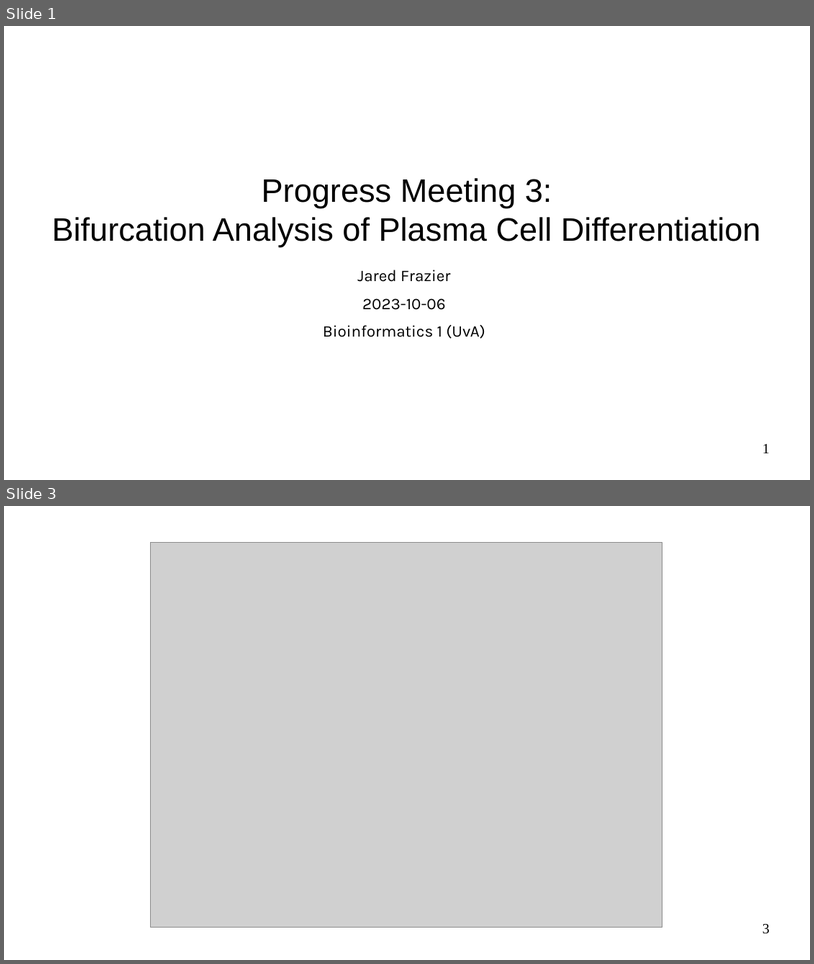
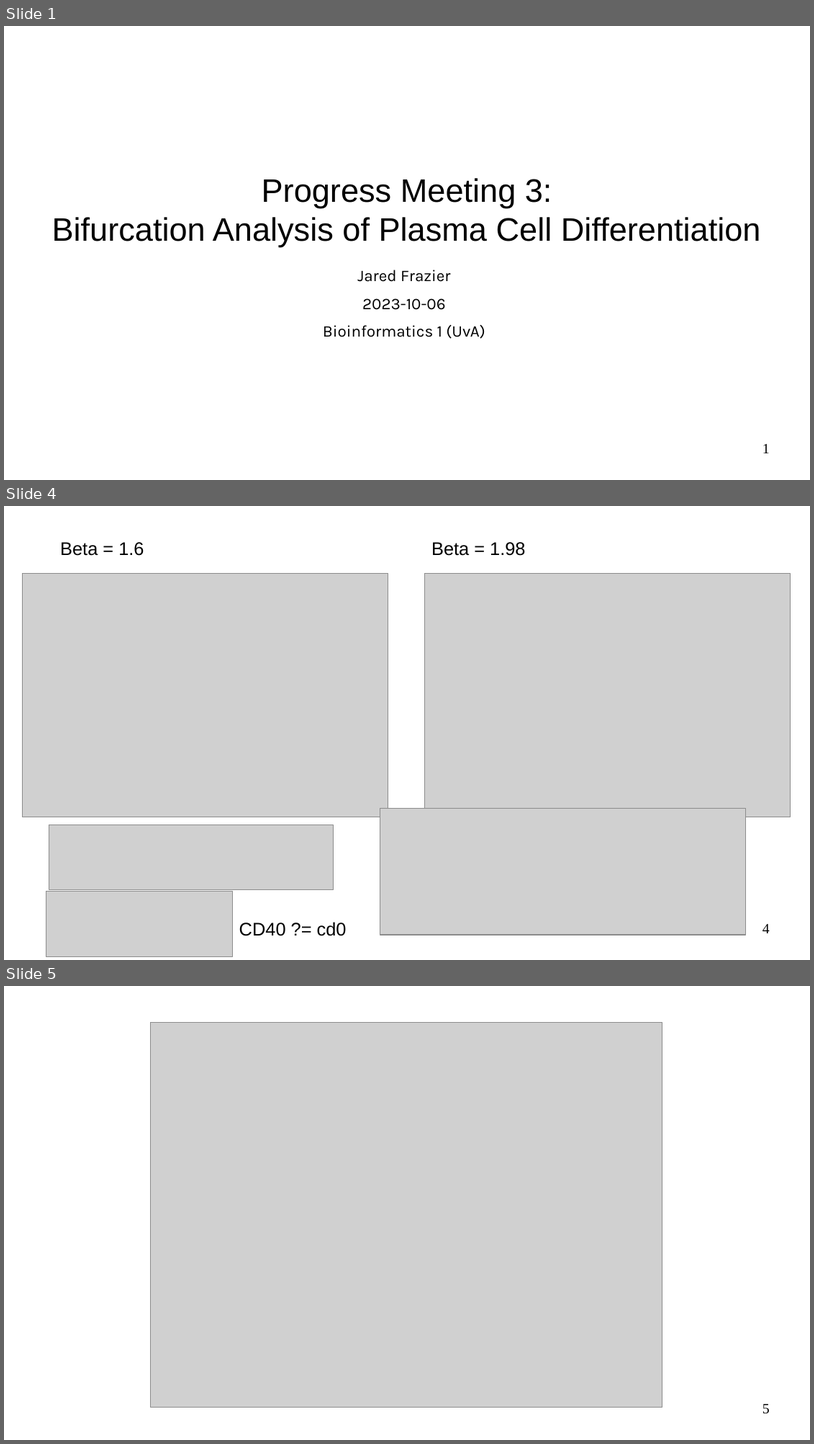
Before and after one commit to jfdev001/PlasmaCellDiff, a slide deck: pptx/20231006_frazier_jared_progress_meeting_3.odp. Shown one above the other, each under a label of ours: slides 1 and 3 before the commit, slides 1, 4 and 5 after it; the slides between them are not shown. The pictures are 814x964 and 814x1444 pixels, drawn with LibreOffice and Linux fonts; fonts in the diff are those of the drawing; grey boxes stand for pictures. Boxes give left, top, right and bottom in pixels: in the first picture for what was removed or moved away, otherwise in the second. Text is boxed around its words. In the diff, an @@ line names an element or a change of style, - is before the commit and + after.

```diff
--- a/pptx/20231006_frazier_jared_progress_meeting_3.odp
+++ b/pptx/20231006_frazier_jared_progress_meeting_3.odp
@@ slide 4 added at (x1=4, y1=506, x2=810, y2=960), background #FFFFFF @@
@@ text added at (x1=60, y1=542, x2=144, y2=556), 18 pt, text #000000 @@
+Beta = 1.6
@@ text added at (x1=432, y1=542, x2=525, y2=556), 18 pt, text #000000 @@
+Beta = 1.98
@@ picture added at (x1=22, y1=574, x2=388, y2=817) @@
@@ picture added at (x1=424, y1=574, x2=791, y2=817) @@
@@ picture added at (x1=49, y1=825, x2=333, y2=890) @@
@@ picture added at (x1=380, y1=808, x2=746, y2=935) @@
@@ picture added at (x1=46, y1=891, x2=233, y2=957) @@
@@ text added at (x1=239, y1=921, x2=347, y2=936), 18 pt, text #000000 @@
+CD40 ?= cd0
@@ page number added at (x1=763, y1=924, x2=770, y2=933), 14 pt, text #000000 @@
+4
@@ what was slide 3 is now slide 5 @@
@@ page number at (x1=763, y1=1404, x2=770, y2=1414): text changed @@
-3
+5
```
Also in this commit, not shown: 2 slides changed, 1 other slide added, 1 slide removed, 5 other files.
